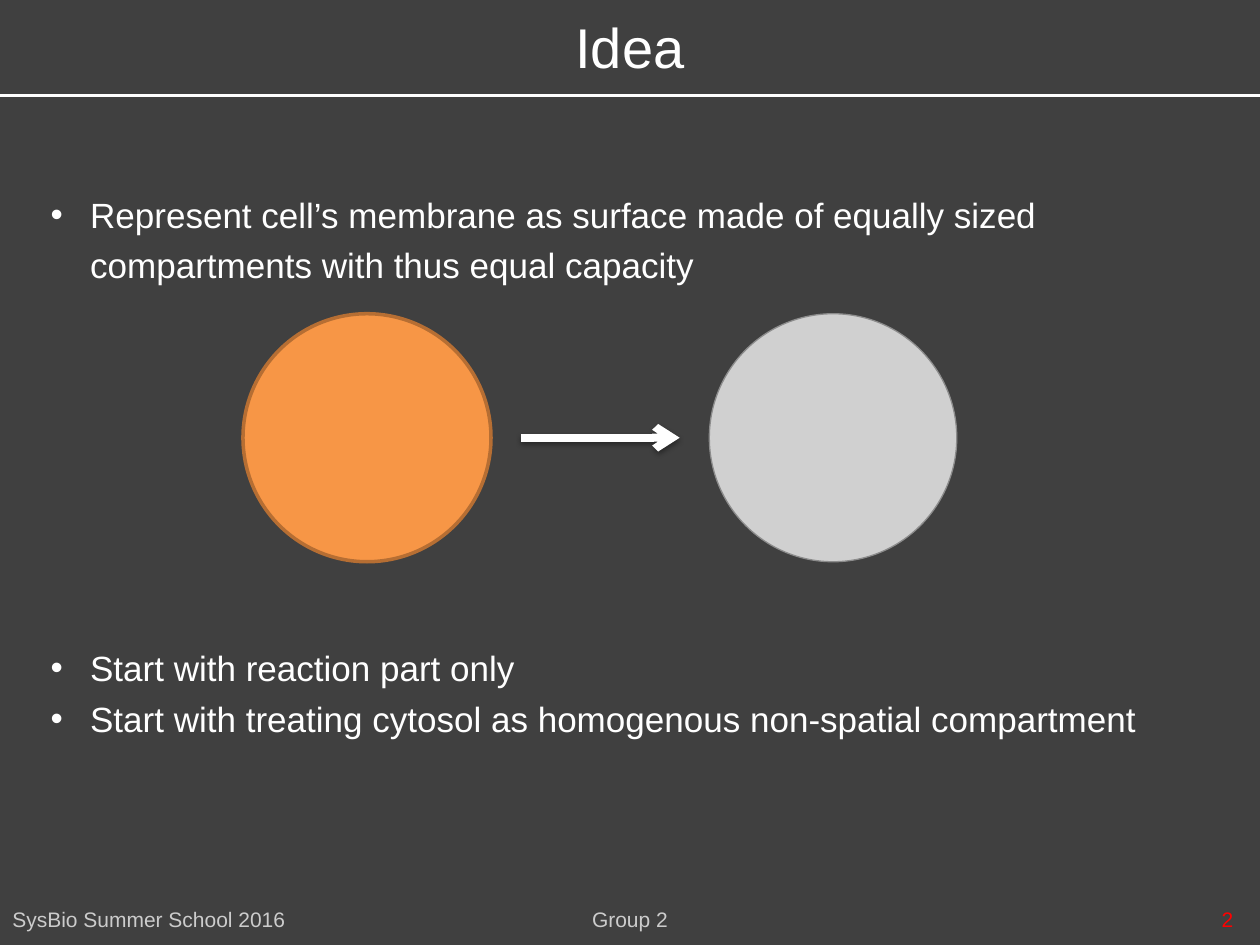
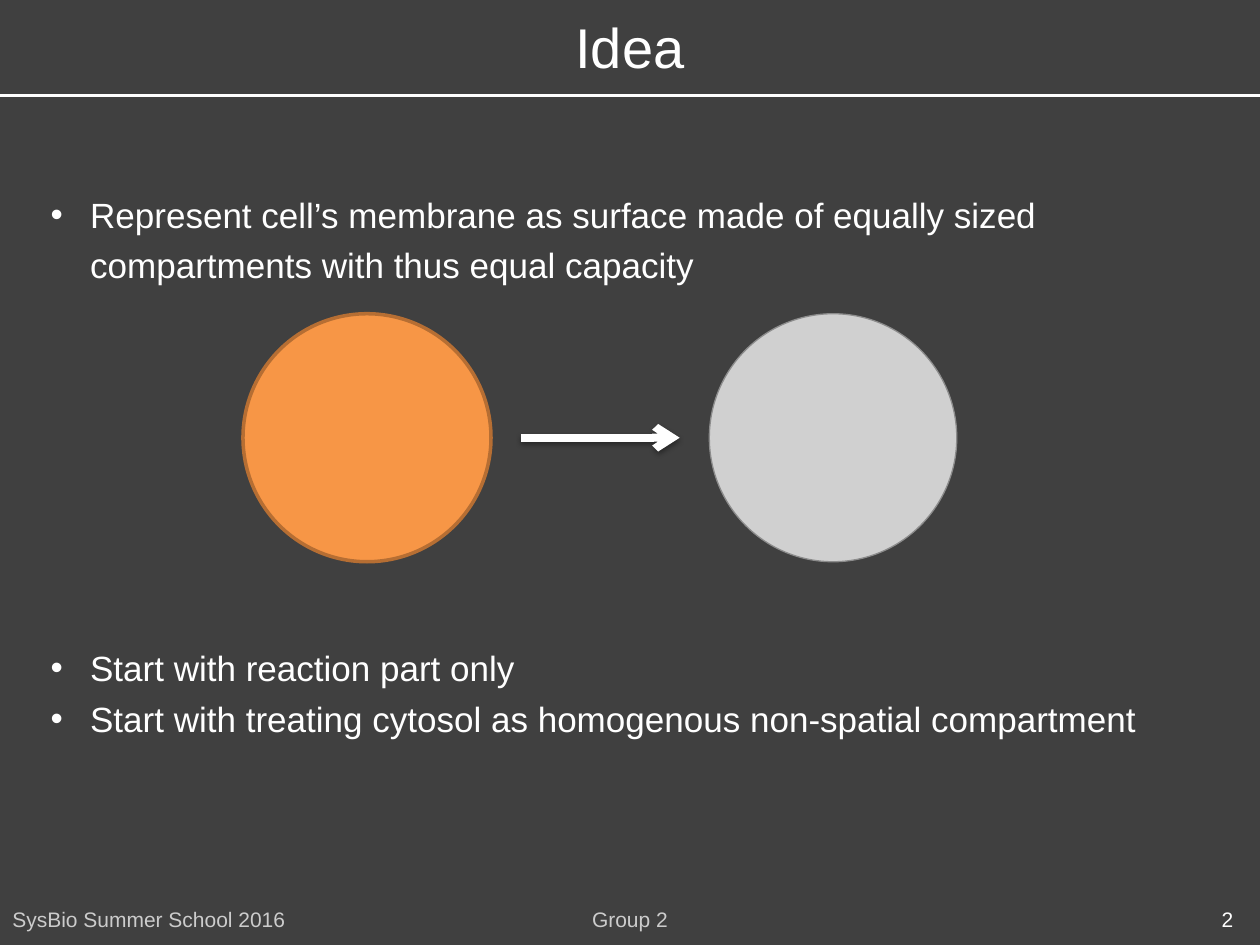
Before and after one commit to FannyGeorgi/SyBioSummerschoolGroup2, a slide deck: slide 2 of SysBioSummerSchoolGroup2.pptx. Drawn at 1260x945 pixels with LibreOffice and Linux fonts; fonts in the diff are those of the drawing; grey boxes stand for pictures. Boxes give left, top, right and bottom in pixels: in the first picture for what was removed or moved away, otherwise in the second. Text is boxed around its words. In the diff, an @@ line names an element or a change of style, - is before the commit and + after.

```diff
--- a/SysBioSummerSchoolGroup2.pptx
+++ b/SysBioSummerSchoolGroup2.pptx
@@ text "2" at [656,912,668,927]: text colour #FF0000 to #FFFFFF @@
```
Also in this commit, not shown: 9 other slides changed, 5 slides added, 1 slide removed, 4 other files.
